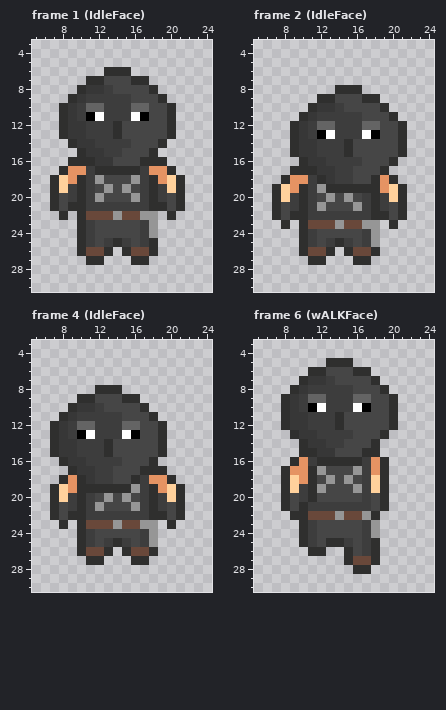
Edited in one commit: pixel-art file (Sprites Sisi/Rat.aseprite). The picture above was drawn from the file before the commit.
32x32 pixels, 20 frames. Colours within 5 levels of each other are drawn and written as one. Shown: frame 1 (IdleFace): x 5..24, y 3..30; frame 2 (IdleFace): x 5..24, y 3..30; frame 4 (IdleFace): x 5..24, y 3..30; frame 6 (wALKFace): x 5..24, y 3..30. The commit also changed other frames, which this record leaves out.
After:
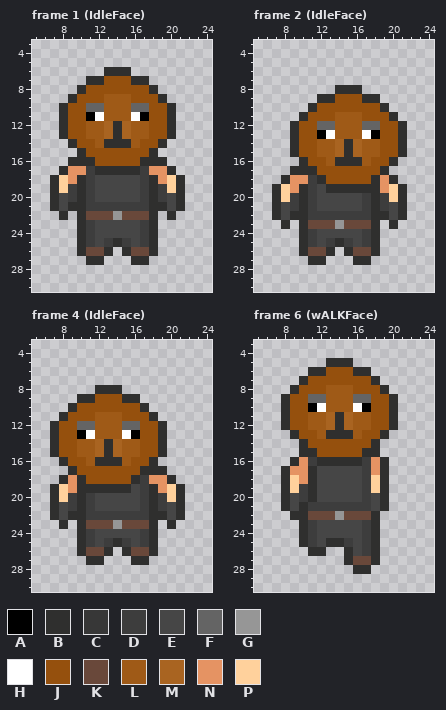
Palette (. is transparent): A #000000  B #2f2f2e  C #373737  D #3d3d3d  E #464646  F #646464  G #969696  H #ffffff  J #95500d  K #69483a  L #9f5a17  M #a96421  N #e59363  P #ffd19c
The exact change:
Changed rows in their new state; - is an unchanged pixel.
Frame 1 (IdleFace):
first column x 9:
 7 ----JJJ----
 8 --JJJJJJJ--
 9 -JJJLLLJJJ-
10 JJ--LLL--JJ
11 JJ--LLL--JJ
12 JJLLM-MLLJJ
13 JJLLM-MLLJJ
14 -JJLBBBLJJ-
15 --JJJJJJJ--
16 ---JJJJJ---
18 ---E---E---
19 ----E-E----
20 ---E---E---
22 --------KB-
23 ---------B-
24 ---------B-
Frame 2 (IdleFace):
first column x 10:
 9 ----JJJ----
10 --JJJJJJJ--
11 -JJJLLLJJJ-
12 JJ--LLL--JJ
13 JJ--LLL--JJ
14 JJLLM-MLLJJ
15 JJLLM-MLLJJ
16 -JJLBBBLJJ-
17 --JJJJJJJ--
18 ---JJJJJ---
19 --E--------
20 ---E-E-----
21 --E---E----
23 -------KB--
24 --------B--
25 --------B--
Frame 4 (IdleFace):
first column x 8:
 9 ----JJJ----
10 --JJJJJJJ--
11 -JJJLLLJJJ-
12 JJ--LLL--JJ
13 JJ--LLL--JJ
14 JJLLM-MLLJJ
15 JJLLM-MLLJJ
16 -JJLBBBLJJ-
17 --JJJJJJJ--
18 ---JJJJJ---
19 --------E--
20 -----E-E---
21 ----E---E--
23 ---------KB
24 ----------B
25 ----------B
Frame 6 (wALKFace):
first column x 9:
 6 ----JJJ----
 7 --JJJJJJJ--
 8 -JJJLLLJJJ-
 9 JJ--LLL--JJ
10 JJ--LLL--JJ
11 JJLLM-MLLJJ
12 JJLLM-MLLJJ
13 -JJLBBBLJJ-
14 --JJJJJJJ--
15 ---JJJJJ---
17 ---E---E---
18 ----E-E----
19 ---E---E---
22 --------K--
23 ---------B-
24 ---------B-
